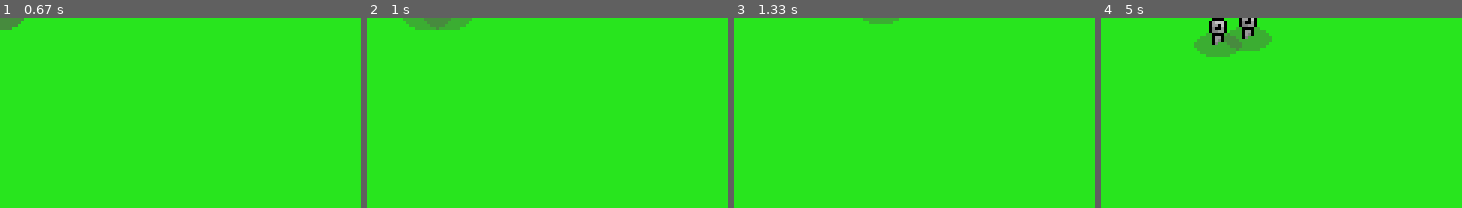
Above: before the commit, frames 1-4 (left to right).
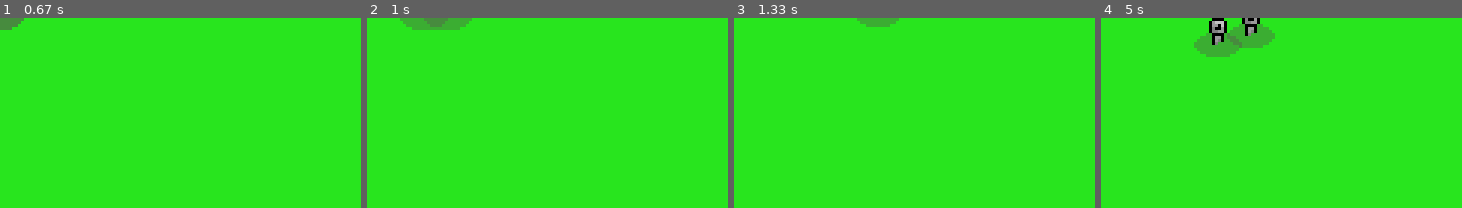
Above: after the commit, the same moments.

Repository: shaurya-sharma-dev/pygame-topdownengine
Game: pygame game, started from examples/basic_usage.py
The game is run twice, just before and just after one commit, with the same random seed, the same clock (stepped at 60 frames per second) and the same inputs.
Inputs (mouse positions are % of the whole screen's width and height, from its top left):
- Up to frame 1 (0.67 s): right-click (58, 93) at 0.38 s
- Up to frame 2 (1 s): hold D from 0.67 s (still down); move the mouse to (outside the picture) at 0.7 s
- Up to frame 3 (1.33 s): release D at 1.13 s; hold W from 1.17 s (still down)
- Up to frame 4 (5 s): release W at 1.47 s; hold S 4.4-4.77 s; hold A from 4.8 s (still down)
The pictures show only the part of the screen within x 0-50%, y 0-50%; the shares and areas given below are measured in that part.

Frame 1 is identical in both runs. In frame 2, 0.1% of the frame differs, in the area x 9-24%, y 0-7%; in frame 3, 0.2%; in frame 4, 0.8%, in the area x 34-49%, y 0-18%.

Commit message:
Fix bug where camera would be updated before updating the active scene.
Signed-off-by: Shaurya Sharma 65916881+shaurya-sharma-dev@users.noreply.github.com

Diff:
--- a/topdownengine/game.py
+++ b/topdownengine/game.py
@@ -158,8 +158,8 @@
         while self._accumulated_deltatime >= 1 / self.fps:
             # Use 1000 / self.fps for update functions because
             # they still use milliseconds.
+            self.active_scene.update(1000 / self.fps)
             self.camera.update(1000 / self.fps)
-            self.active_scene.update(1000 / self.fps)
 
             # Subtract from accumulated deltatime in seconds.
             self._accumulated_deltatime -= 1 / self.fps
